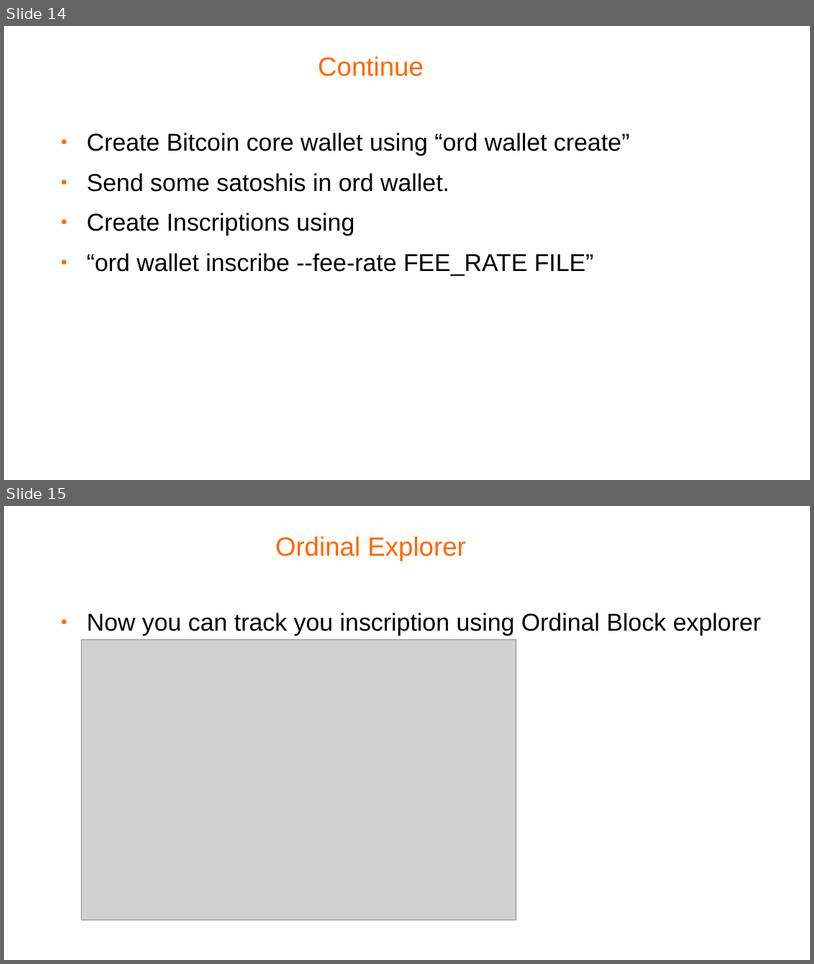
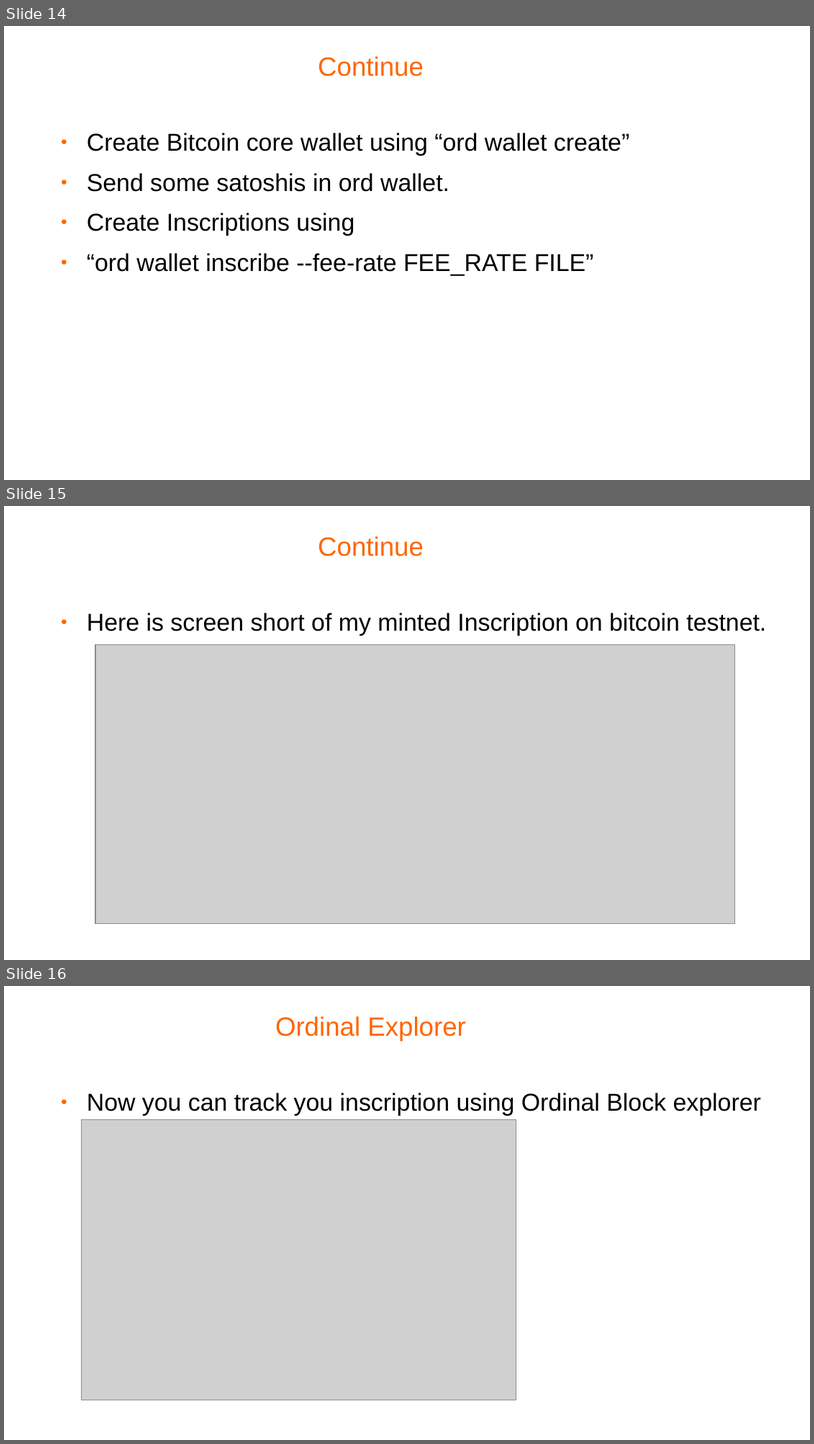
Before and after one commit to ranaahsanansar/BlcokchainTraning, a slide deck: FinalProject/BTC NFT Ordinal Protocol.odp. Shown one above the other, each under a label of ours: slides 14 and 15 before the commit, slides 14, 15 and 16 after it. The pictures are 814x964 and 814x1444 pixels, drawn with LibreOffice and Linux fonts; fonts in the diff are those of the drawing; grey boxes stand for pictures; background and template pictures are left out. Boxes give left, top, right and bottom in pixels: in the first picture for what was removed or moved away, otherwise in the second. Text is boxed around its words. In the diff, an @@ line names an element or a change of style, - is before the commit and + after.

```diff
--- a/FinalProject/BTC NFT Ordinal Protocol.odp
+++ b/FinalProject/BTC NFT Ordinal Protocol.odp
@@ slide 15 added at (4, 506, 810, 960), background #FFFFFF @@
@@ title added at (318, 536, 424, 556), 26 pt, text #FF6600 @@
+Continue
@@ text added at (87, 613, 766, 636), 24 pt, text #000000 @@
+● Here is screen short of my minted Inscription on bitcoin testnet.
@@ picture added at (95, 645, 736, 924) @@
@@ what was slide 15 is now slide 16 @@
```
Also in this commit, not shown: 1 slide changed, 1 other slide added, 1 other file.
